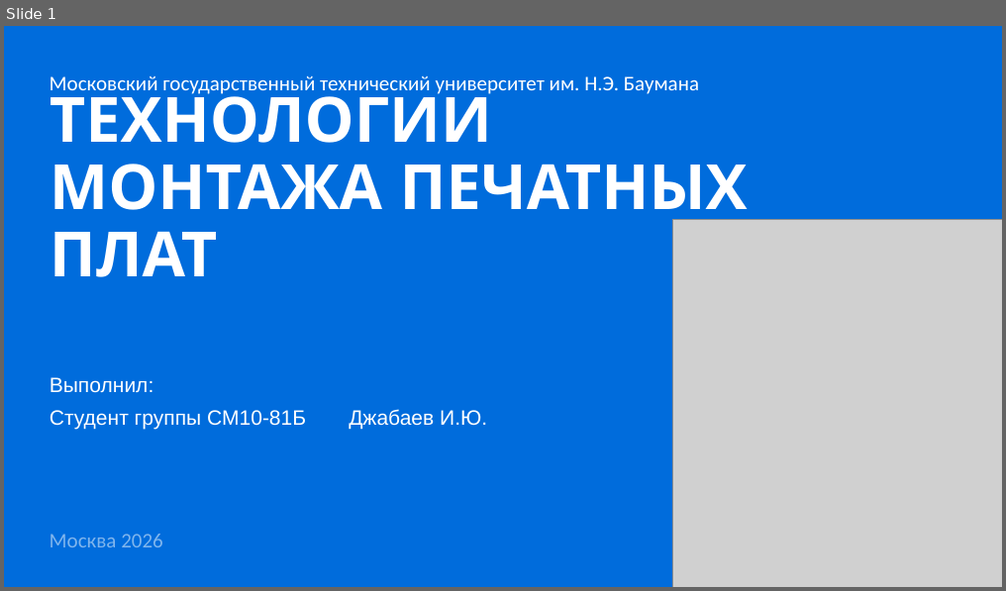
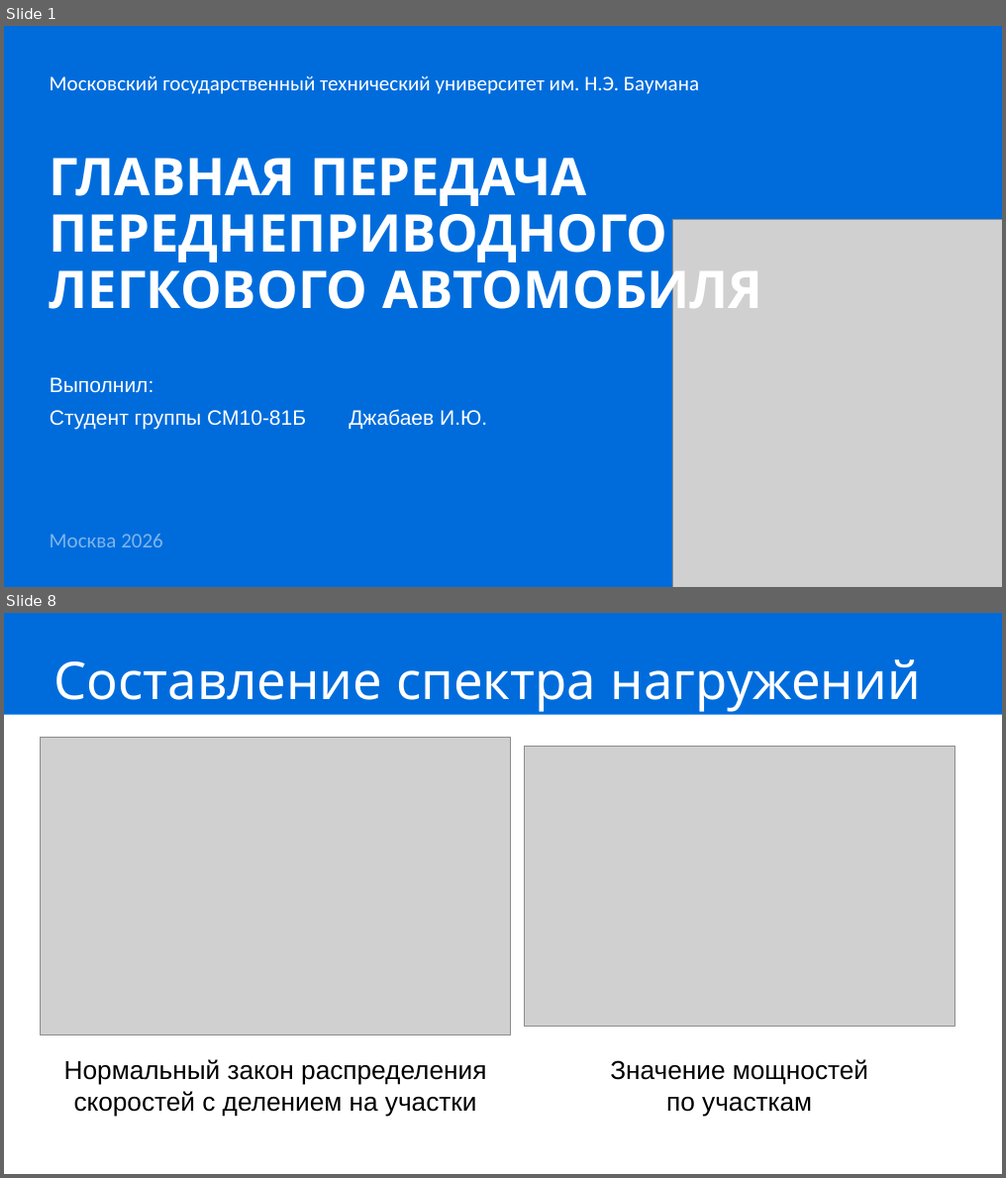
Before and after one commit to IbrahimDzheby/Diplom, a slide deck: НИРС2/Защита.pptx. Shown one above the other, each under a label of ours: slide 1 before the commit, slides 1 and 8 after it; the slides between them are not shown. The pictures are 1006x591 and 1006x1178 pixels, drawn with LibreOffice and Linux fonts; fonts in the diff are those of the drawing; grey boxes stand for pictures. Boxes give left, top, right and bottom in pixels: in the first picture for what was removed or moved away, otherwise in the second. Text is boxed around its words. In the diff, an @@ line names an element or a change of style, - is before the commit and + after.

```diff
--- a/НИРС2/Защита.pptx
+++ b/НИРС2/Защита.pptx
@@ slide 8 added at [4, 613, 1002, 1174], background #FFFFFF @@
@@ rectangle added at [4, 613, 1002, 715], fill #006CDC @@
@@ title added at [54, 660, 921, 712], 50 pt, text #FFFFFF @@
+Составление спектра нагружений
@@ picture added at [40, 738, 510, 1036] @@
@@ picture added at [525, 746, 955, 1026] @@
@@ text added at [64, 1059, 486, 1117], 25 pt, text #000000 @@
+Нормальный закон распределения
+скоростей с делением на участки
@@ text added at [610, 1059, 868, 1117], 25 pt, text #000000 @@
+Значение мощностей
+по участкам
@@ slide 1 changed as well @@
@@ title at [50, 158, 763, 322]: text changed; size 60 to 50 pt @@
-ТЕХНОЛОГИИ МОНТАЖА ПЕЧАТНЫХ ПЛАТ
+ГЛАВНАЯ ПЕРЕДАЧА
+ПЕРЕДНЕПРИВОДНОГО
+ЛЕГКОВОГО АВТОМОБИЛЯ
```
Also in this commit, not shown: 10 other slides added, 10 slides removed, 20 other files.
